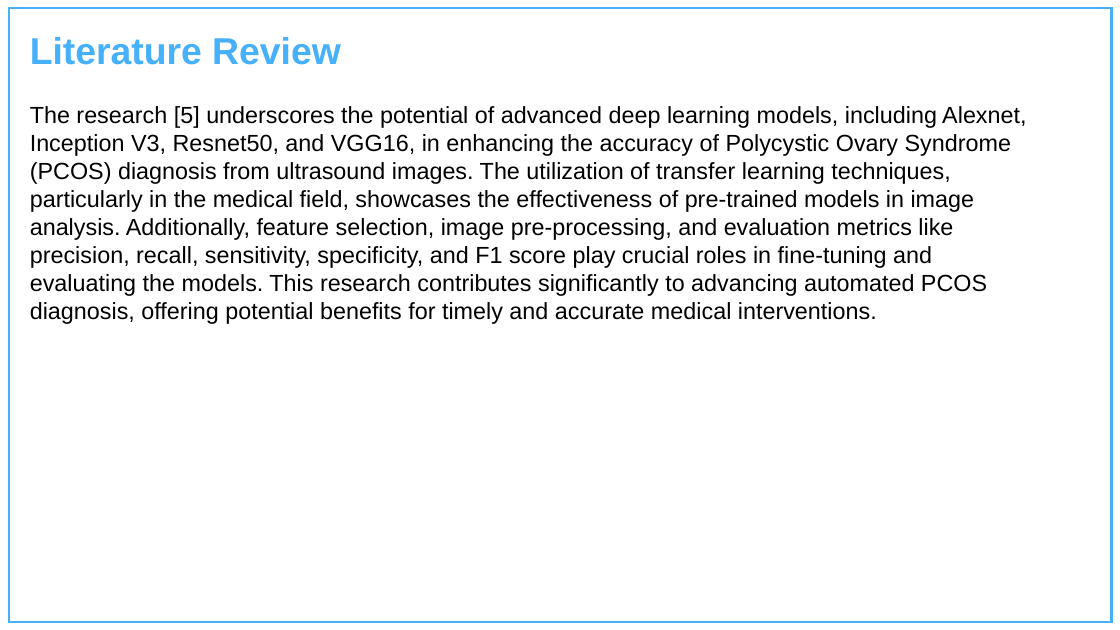
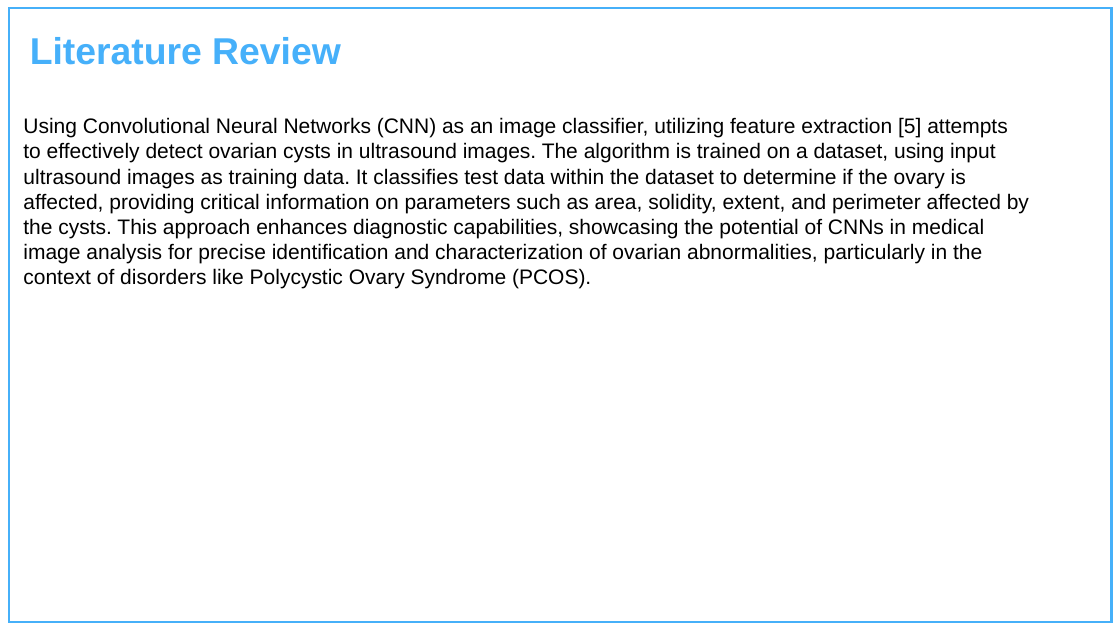
Before and after one commit to Charu-2718/PCause, a slide deck: slide 8 of Presentation.pptx. Drawn at 1120x630 pixels with LibreOffice and Linux fonts; fonts in the diff are those of the drawing; background and template pictures are left out. Boxes give left, top, right and bottom in pixels: in the first picture for what was removed or moved away, otherwise in the second. Text is boxed around its words. In the diff, an @@ line names an element or a change of style, - is before the commit and + after.

```diff
--- a/Presentation.pptx
+++ b/Presentation.pptx
@@ text added at <box>23,117,1029,289</box>, 18 pt, text #000000 @@
+Using Convolutional Neural Networks (CNN) as an image classifier, utilizing feature extraction [5] attempts to effectively detect ovarian cysts in ultrasound images. The algorithm is trained on a dataset, using input ultrasound images as training data. It classifies test data within the dataset to determine if the ovary is affected, providing critical information on parameters such as area, solidity, extent, and perimeter affected by the cysts. This approach enhances diagnostic capabilities, showcasing the potential of CNNs in medical image analysis for precise identification and characterization of ovarian abnormalities, particularly in the context of disorders like Polycystic Ovary Syndrome (PCOS).
@@ text removed at <box>30,106,1026,324</box> @@
-The research [5] underscores the potential of advanced deep learning models, including Alexnet, Inception V3, Resnet50, and VGG16, in enhancing the accuracy of Polycystic Ovary Syndrome (PCOS) diagnosis from ultrasound images. The utilization of transfer learning techniques, particularly in the medical field, showcases the effectiveness of pre-trained models in image analysis. Additionally, feature selection, image pre-processing, and evaluation metrics like precision, recall, sensitivity, specificity, and F1 score play crucial roles in fine-tuning and evaluating the models. This research contributes significantly to advancing automated PCOS diagnosis, offering potential benefits for timely and accurate medical interventions.
```
Also in this commit, not shown: 3 other slides changed.
